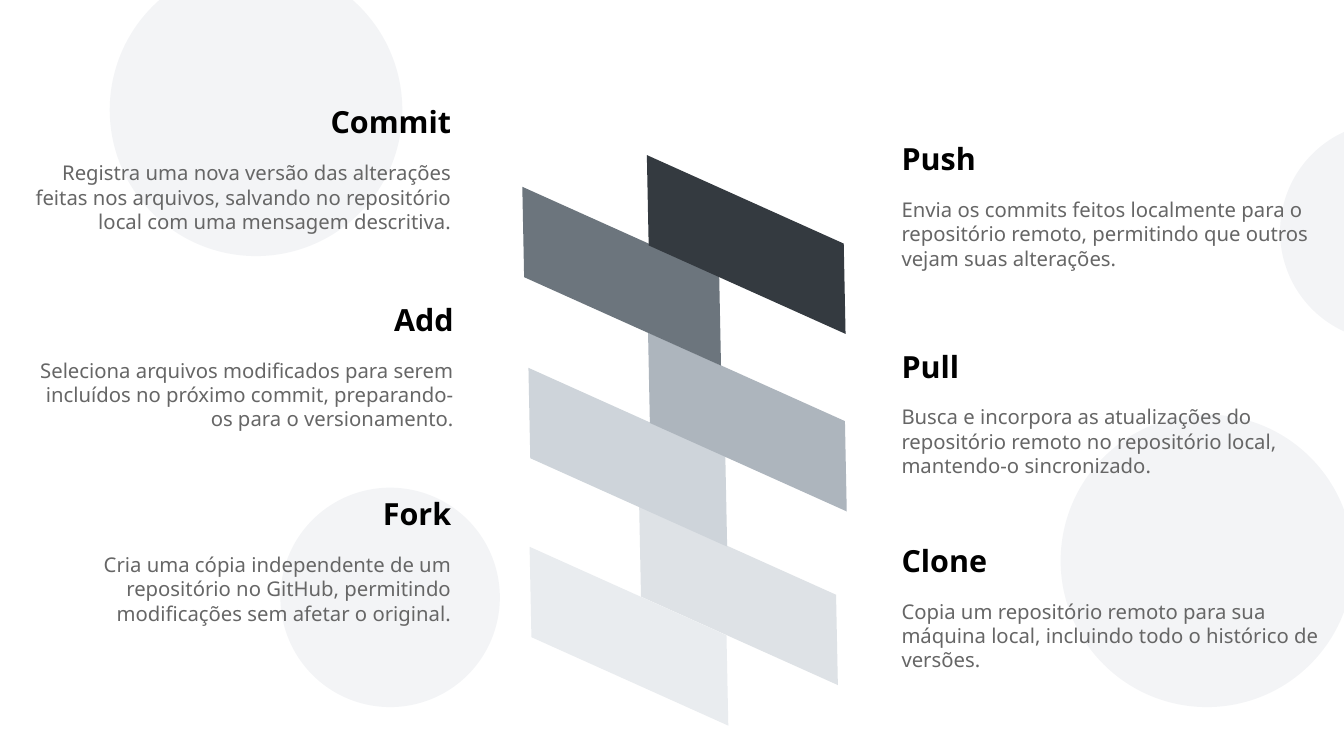
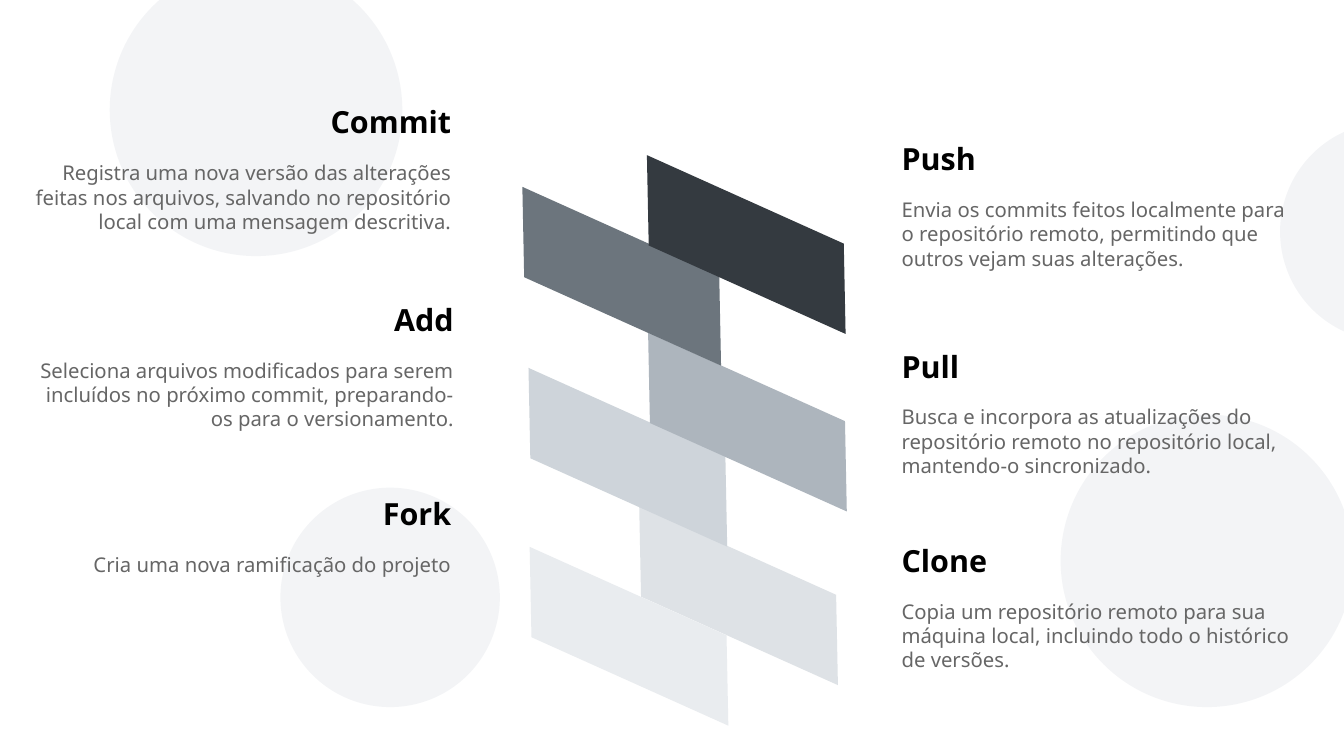
Before and after one commit to LORENZOCIRCELLI/Course-GitHubMasterclass, a slide deck: slide 5 of Apresentação/Git e Github.pptx. Drawn at 1344x756 pixels with LibreOffice and Linux fonts; fonts in the diff are those of the drawing. Boxes give left, top, right and bottom in pixels: in the first picture for what was removed or moved away, otherwise in the second. Text is boxed around its words. In the diff, an @@ line names an element or a change of style, - is before the commit and + after.

```diff
--- a/Apresentação/Git e Github.pptx
+++ b/Apresentação/Git e Github.pptx
@@ ellipse removed at (110, 0, 402, 256) @@
@@ freeform shape added at (110, 0, 402, 256), fill #8D99AE at 10% opacity @@
@@ ellipse removed at (1281, 122, 1344, 341) @@
@@ freeform shape added at (1281, 122, 1344, 341), fill #8D99AE at 10% opacity @@
@@ text "Envia os commits feitos localmente ..." rewrapped from (902, 201, 1308, 271) to (902, 201, 1284, 271) @@
@@ ellipse removed at (1061, 415, 1344, 707) @@
@@ freeform shape added at (1061, 415, 1344, 707), fill #8D99AE at 10% opacity @@
@@ ellipse removed at (281, 488, 500, 707) @@
@@ freeform shape added at (281, 488, 500, 707), fill #8D99AE at 10% opacity @@
@@ text added at (93, 556, 451, 577), 12 pt, text #666666 @@
+Cria uma nova ramificação do projeto
@@ text removed at (104, 556, 451, 626) @@
-Cria uma cópia independente de um repositório no GitHub, permitindo modificações sem afetar o original.
@@ text "Copia um repositório remoto para ..." rewrapped from (902, 603, 1318, 667) to (902, 603, 1289, 667) @@
```
Also in this commit, not shown: 9 other slides changed, 2 slides added, 2 slides removed, 1 other file.
